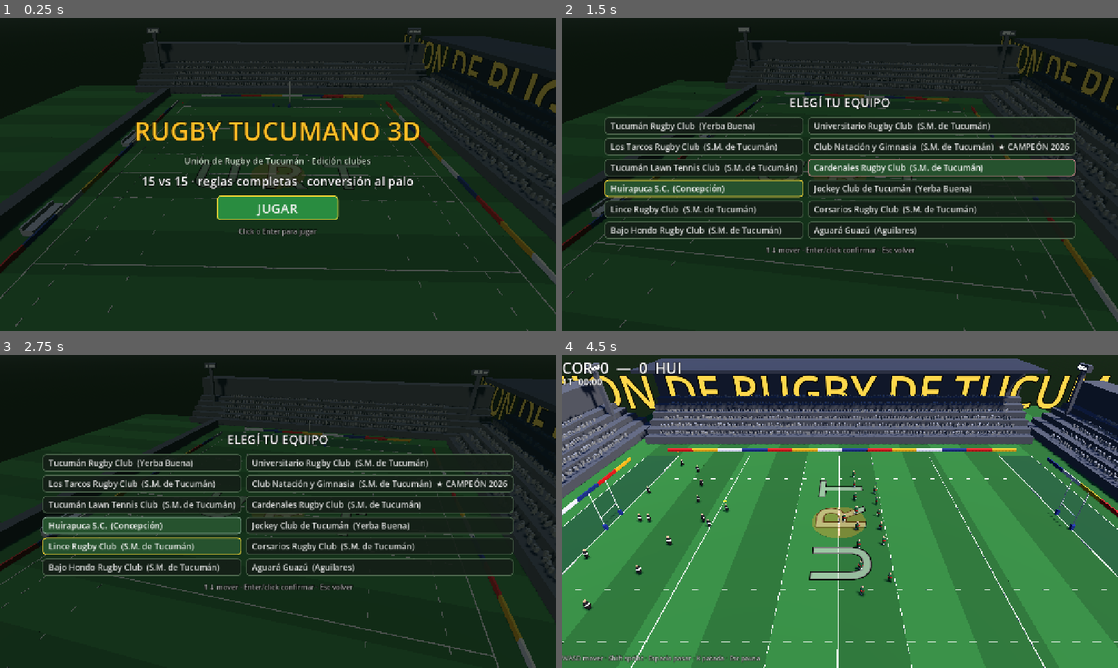
Above: before the commit, frames 1-4 (two rows, left to right).
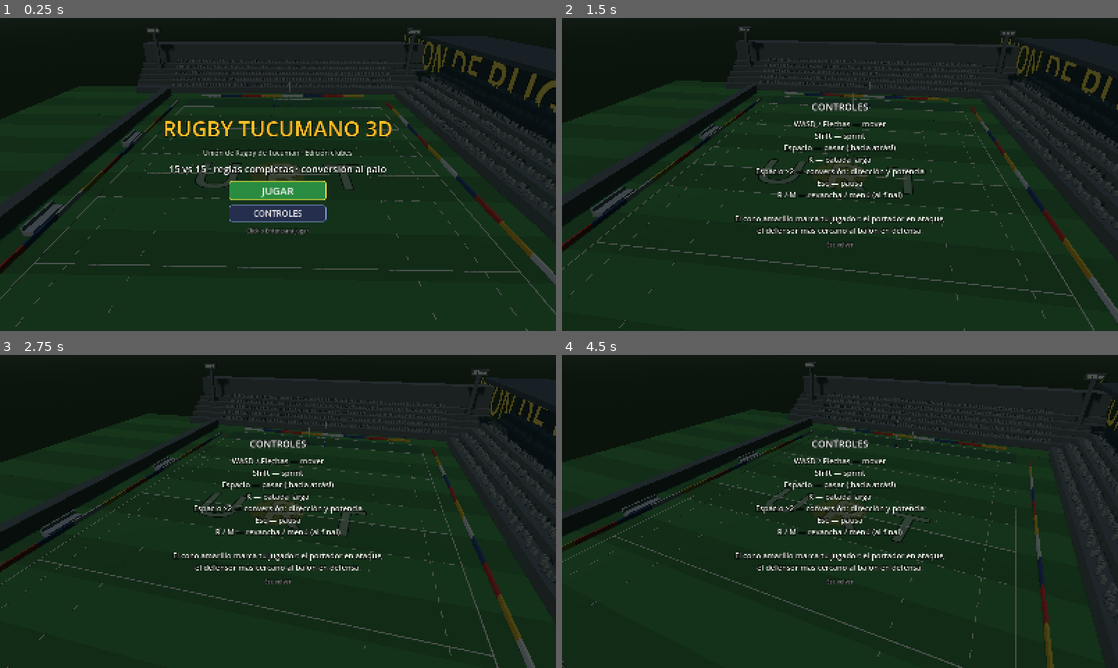
Above: after the commit, the same moments.

Repository: ezealiprandi/rugby-3d
Game: Godot game, scene res://scenes/main.tscn
The game is run twice, just before and just after one commit, with the same random seed, the same clock (stepped at 60 frames per second) and the same inputs.
Inputs (mouse positions are in pixels of both pictures, inside the frame that each line leads up to):
- Up to frame 1 (0.25 s): no input
- Up to frame 2 (1.5 s): click (840, 212) at 0.5 s, where only the run after the commit has a clickable "CONTROLES"; tap Enter (confirm) at 1.25 s; move the mouse to (962, 158) at 1.27 s; hold D (move_right) from 1.28 s (still down); hold Shift (sprint) from 1.28 s (still down); tap K (kick) at 1.35 s
- Up to frame 3 (2.75 s): move the mouse to (166, 527) at 2.02 s; release D (move_right) at 2.03 s; release Shift (sprint) at 2.03 s; hold S (move_down) from 2.03 s (still down); tap Shift (sprint) at 2.1 s; tap K (kick) at 2.3 s
- Up to frame 4 (4.5 s): move the mouse to (895, 442) at 2.77 s; release S (move_down) at 2.78 s; hold D (move_right) 2.78-3.53 s; hold Shift (sprint) 2.78-3.53 s; tap Enter (confirm) at 2.85 s; move the mouse to (812, 574) at 3.52 s; hold W (move_up) 3.53-4.28 s; tap K (kick) at 3.6 s; move the mouse to (1006, 558) at 4.27 s; hold A (move_left) from 4.28 s (still down); hold Shift (sprint) from 4.28 s (still down); tap Space (pass) at 4.35 s

The runs differ from the first frame. In frame 1, 8.9% of the frame differs, in the area x 0-100%, y 3-100%; in frame 2, 16%; in frame 3, 15%; in frame 4, 91%, in the area x 0-100%, y 1-100%.

Commit message:
Modelos humanoides, fix de resolución, colisiones y z-fighting
- Jugadores con modelo articulado (piernas/brazos animados al correr,
  medias, botines, tonos de piel variados, forwards más corpulentos)
- Ventana maximizada + stretch expand: la UI escala a cualquier resolución
- Sin colisión jugador-jugador: se acabó el tembleo de las pilas de cuerpos
- Kit alternativo automático si las camisetas se parecen
- Pantalla CONTROLES en el menú
- Separación de alturas en overlays de cancha y gradas del público
  (adiós al parpadeo/mezcla de colores)
- Facing suavizado: la cámara ya no vibra al llevar el balón

Generated with [Devin](https://devin.ai)

Co-Authored-By: Devin <158243242+devin-ai-integration[bot]@users.noreply.github.com>

Diff:
--- a/project.godot
+++ b/project.godot
@@ -16,9 +16,11 @@
 
 [display]
 
-window/size/viewport_width=1280
-window/size/viewport_height=720
+window/size/viewport_width=1600
+window/size/viewport_height=900
+window/size/mode=2
 window/stretch/mode="canvas_items"
+window/stretch/aspect="expand"
 
 [physics]
 
--- a/scripts/field.gd
+++ b/scripts/field.gd
@@ -83,15 +83,15 @@
 		mi.position = Vector3(0.0, -0.02, -80.0 + i * 10.0 + 5.0)
 		add_child(mi)
 
-	# in-goal con tono más oscuro y tono levemente distinto
+	# in-goal con tono más oscuro (altura distinta a todo lo demás: sin z-fighting)
 	var ingoal := _mat(Color(0.12, 0.34, 0.17))
 	for s in [-1.0, 1.0]:
 		var mi := MeshInstance3D.new()
 		var mesh := BoxMesh.new()
-		mesh.size = Vector3(W * 2.0, 0.045, DEAD - TRY)
+		mesh.size = Vector3(W * 2.0, 0.014, DEAD - TRY)
 		mi.mesh = mesh
 		mi.material_override = ingoal
-		mi.position = Vector3(0.0, 0.012, s * (TRY + (DEAD - TRY) * 0.5))
+		mi.position = Vector3(0.0, 0.02, s * (TRY + (DEAD - TRY) * 0.5))
 		add_child(mi)
 
 
@@ -103,7 +103,7 @@
 	m.size = Vector3(Vector2(dx, dz).length(), 0.05, w)
 	mi.mesh = m
 	mi.material_override = _mat(WHITE)
-	mi.position = Vector3((x1 + x2) * 0.5, 0.03, (z1 + z2) * 0.5)
+	mi.position = Vector3((x1 + x2) * 0.5, 0.055, (z1 + z2) * 0.5)
 	mi.rotation.y = -atan2(dz, dx)
 	add_child(mi)
 
@@ -270,13 +270,13 @@
 	var rm := CylinderMesh.new()
 	rm.top_radius = 6.0
 	rm.bottom_radius = 6.0
-	rm.height = 0.04
+	rm.height = 0.012
 	ring.mesh = rm
 	var ring_mat := _mat(Color(0.95, 0.55, 0.1))
 	ring_mat.transparency = BaseMaterial3D.TRANSPARENCY_ALPHA
 	ring_mat.albedo_color.a = 0.35
 	ring.material_override = ring_mat
-	ring.position = Vector3(0.0, 0.035, 0.0)
+	ring.position = Vector3(0.0, 0.02, 0.0)
 	add_child(ring)
 	var logo := Label3D.new()
 	logo.text = "U R T"
@@ -284,7 +284,7 @@
 	logo.pixel_size = 0.06
 	logo.modulate = Color(1.0, 1.0, 1.0, 0.5)
 	logo.rotation.x = -PI / 2.0
-	logo.position = Vector3(0.0, 0.06, 0.0)
+	logo.position = Vector3(0.0, 0.05, 0.0)
 	add_child(logo)
 
 	# cartel en la tribuna principal
@@ -337,18 +337,19 @@
 	mm.mesh = mesh
 
 	var positions: Array[Vector3] = []
-	# tribuna principal (gradas en +X)
+	# tribuna principal (gradas en +X): espectadores parados SOBRE cada escalón.
+	# Escalón i: centro y = 1.2+i*1.6, alto = 2.4+i*0.4 → tope = 2.4+i*1.8
 	for row in 6:
 		for i in 120:
 			positions.append(Vector3(46.0 + row * 3.0 + rng.randf_range(-0.6, 0.6),
-				3.4 + row * 1.55 + rng.randf_range(0.0, 0.3),
+				2.4 + row * 1.8 + 0.5 + rng.randf_range(0.0, 0.15),
 				-60.0 + i * 1.0 + rng.randf_range(-0.3, 0.3)))
 	# fondos
 	for s in [-1.0, 1.0]:
 		for row in 5:
 			for i in 90:
 				positions.append(Vector3(-45.0 + i * 1.0 + rng.randf_range(-0.3, 0.3),
-					3.4 + row * 1.55 + rng.randf_range(0.0, 0.3),
+					2.4 + row * 1.8 + 0.5 + rng.randf_range(0.0, 0.15),
 					s * (70.0 + row * 3.0) + rng.randf_range(-0.5, 0.5)))
 
 	mm.instance_count = positions.size()
--- a/scripts/main.gd
+++ b/scripts/main.gd
@@ -116,6 +116,10 @@
 		p.queue_free()
 	players.clear()
 	var clubs: Array = RugbyTeams.CLUBS
+	# choque de camisetas → el visitante usa kit alternativo (color de la banda)
+	var hp: Color = clubs[home_idx]["primary"]
+	var ap: Color = clubs[away_idx]["primary"]
+	var clash := Vector3(hp.r - ap.r, hp.g - ap.g, hp.b - ap.b).length() < 0.45
 	for team in 2:
 		var club: Dictionary = clubs[home_idx if team == 0 else away_idx]
 		for i in TEAM_SIZE:
@@ -127,6 +131,7 @@
 			p.col_primary = club["primary"]
 			p.col_secondary = club["secondary"]
 			p.col_shorts = club["shorts"]
+			p.alt_kit = team == 1 and clash
 			add_child(p)
 			players.append(p)
 
--- a/scripts/menu.gd
+++ b/scripts/menu.gd
@@ -4,7 +4,7 @@
 # Menú principal: título → elegir equipo local → elegir rival → partido.
 # Hecho con contenedores + botones: funciona con mouse y teclado, y se adapta
 # a cualquier resolución de ventana.
-enum Step { HIDDEN, TITLE, HOME, AWAY }
+enum Step { HIDDEN, TITLE, HOME, AWAY, CONTROLS }
 
 var game: RugbyGame
 var step := Step.HIDDEN
@@ -16,6 +16,8 @@
 var subtitle_lbl: Label
 var prompt_lbl: Label
 var play_btn: Button
+var controls_btn: Button
+var controls_lbl: Label
 var grid: GridContainer
 var buttons: Array[Button] = []
 var footer_lbl: Label
@@ -94,6 +96,37 @@
 	play_btn.size_flags_horizontal = Control.SIZE_SHRINK_CENTER
 	play_btn.pressed.connect(_on_play_pressed)
 	vb.add_child(play_btn)
+
+	controls_btn = Button.new()
+	controls_btn.text = "CONTROLES"
+	controls_btn.custom_minimum_size = Vector2(280, 48)
+	controls_btn.add_theme_font_size_override("font_size", 24)
+	controls_btn.add_theme_stylebox_override("normal",
+		_btn_style(Color(0.15, 0.18, 0.3), Color(0.5, 0.6, 0.9)))
+	controls_btn.add_theme_stylebox_override("hover",
+		_btn_style(Color(0.22, 0.28, 0.42), Color(0.7, 0.8, 1.0)))
+	controls_btn.add_theme_stylebox_override("pressed",
+		_btn_style(Color(0.1, 0.13, 0.22), Color(0.7, 0.8, 1.0)))
+	controls_btn.add_theme_stylebox_override("focus",
+		_btn_style(Color(0.22, 0.28, 0.42), Color(1.0, 0.85, 0.2)))
+	controls_btn.size_flags_horizontal = Control.SIZE_SHRINK_CENTER
+	controls_btn.pressed.connect(_on_controls_pressed)
+	vb.add_child(controls_btn)
+
+	controls_lbl = _lbl(22)
+	controls_lbl.add_theme_color_override("font_color", Color(0.92, 0.95, 0.9))
+	controls_lbl.text = """WASD / Flechas — mover
+Shift — sprint
+Espacio — pasar (¡hacia atrás!)
+K — patada larga
+Espacio ×2 — conversión: dirección y potencia
+Esc — pausa
+R / M — revancha / menú (al final)
+
+El cono amarillo marca tu jugador: el portador en ataque,
+el defensor más cercano al balón en defensa."""
+	controls_lbl.visible = false
+	vb.add_child(controls_lbl)
 
 	grid = GridContainer.new()
 	grid.columns = 2
@@ -143,10 +176,13 @@
 func _update_view() -> void:
 	var clubs: Array = RugbyTeams.CLUBS
 	var is_title := step == Step.TITLE
+	var is_controls := step == Step.CONTROLS
 	title_lbl.visible = is_title
 	subtitle_lbl.visible = is_title
 	play_btn.visible = is_title
-	grid.visible = not is_title
+	controls_btn.visible = is_title
+	grid.visible = step == Step.HOME or step == Step.AWAY
+	controls_lbl.visible = is_controls
 
 	match step:
 		Step.TITLE:
@@ -165,6 +201,9 @@
 			footer_lbl.text = "↑↓ mover · Enter/click confirmar · Esc volver"
 			_fill_rows(home_idx)
 			buttons[cursor].grab_focus()
+		Step.CONTROLS:
+			prompt_lbl.text = "CONTROLES"
+			footer_lbl.text = "Esc volver"
 
 
 func _fill_rows(exclude: int) -> void:
@@ -209,7 +248,7 @@
 
 func _back() -> void:
 	match step:
-		Step.HOME:
+		Step.HOME, Step.CONTROLS:
 			step = Step.TITLE
 		Step.AWAY:
 			step = Step.HOME
@@ -220,6 +259,11 @@
 func _on_play_pressed() -> void:
 	step = Step.HOME
 	cursor = 0
+	_update_view()
+
+
+func _on_controls_pressed() -> void:
+	step = Step.CONTROLS
 	_update_view()
 
 
--- a/scripts/player.gd
+++ b/scripts/player.gd
@@ -17,9 +17,14 @@
 var col_primary := Color(0.2, 0.4, 0.9)
 var col_secondary := Color(0.1, 0.1, 0.1)
 var col_shorts := Color(0.9, 0.9, 0.9)
+var alt_kit := false                  # kit visitante alternativo si hay choque de colores
 
 var visual: Node3D
 var marker: MeshInstance3D
+var leg_l: Node3D
+var leg_r: Node3D
+var arm_l: Node3D
+var arm_r: Node3D
 var bob_t := 0.0
 
 
@@ -33,7 +38,7 @@
 
 func _ready() -> void:
 	collision_layer = 2
-	collision_mask = 3
+	collision_mask = 1   # solo suelo: los jugadores no se empujan (evita tembleo/pilas)
 	floor_snap_length = 0.3
 	var cs := CollisionShape3D.new()
 	var shape := CapsuleShape3D.new()
@@ -52,51 +57,79 @@
 	return m
 
 
+func _capsule(parent: Node3D, r: float, h: float, y: float, mat: Material) -> MeshInstance3D:
+	var mi := MeshInstance3D.new()
+	var m := CapsuleMesh.new()
+	m.radius = r
+	m.height = h
+	mi.mesh = m
+	mi.position.y = y
+	mi.material_override = mat
+	parent.add_child(mi)
+	return mi
+
+
+func _box(parent: Node3D, size: Vector3, pos: Vector3, mat: Material) -> MeshInstance3D:
+	var mi := MeshInstance3D.new()
+	var m := BoxMesh.new()
+	m.size = size
+	mi.mesh = m
+	mi.position = pos
+	mi.material_override = mat
+	parent.add_child(mi)
+	return mi
+
+
 func _build_visual() -> void:
 	visual = Node3D.new()
 	add_child(visual)
-	var r := 0.4 if is_forward() else 0.34
-
-	var body := MeshInstance3D.new()
-	var cap := CapsuleMesh.new()
-	cap.radius = r
-	cap.height = 1.5
-	body.mesh = cap
-	body.position.y = 0.95
-	body.material_override = _mat(col_primary)
-	visual.add_child(body)
-
-	# banda de la camiseta (segundo color del club)
-	var band := MeshInstance3D.new()
-	var bm := CylinderMesh.new()
-	bm.top_radius = r + 0.02
-	bm.bottom_radius = r + 0.02
-	bm.height = 0.24
-	band.mesh = bm
-	band.position.y = 1.18
-	band.material_override = _mat(col_secondary)
-	visual.add_child(band)
+	var bulk := 1.08 if is_forward() else 0.94
+	var jersey := col_secondary if alt_kit else col_primary
+	var trim := col_primary if alt_kit else col_secondary
+	# tono de piel variado por jugador
+	var skin_t := fmod(float(index * 7 + team * 3), 10.0) / 10.0
+	var skin := Color(0.93, 0.78, 0.62).lerp(Color(0.42, 0.29, 0.18), skin_t)
+	var skin_mat := _mat(skin)
+	var jersey_mat := _mat(jersey)
+	var trim_mat := _mat(trim)
+	var shorts_mat := _mat(col_shorts)
+
+	# piernas (pivote en la cadera para animar la zancada)
+	for side in [-1.0, 1.0]:
+		var leg := Node3D.new()
+		leg.position = Vector3(side * 0.13 * bulk, 0.98, 0.0)
+		visual.add_child(leg)
+		_capsule(leg, 0.1, 0.62, -0.4, skin_mat)
+		_capsule(leg, 0.105, 0.22, -0.66, trim_mat)     # medias
+		_box(leg, Vector3(0.2, 0.1, 0.3), Vector3(0, -0.9, 0.05), _mat(Color(0.15, 0.15, 0.15)))  # botines
+		if side < 0.0:
+			leg_l = leg
+		else:
+			leg_r = leg
 
 	# pantalón
-	var shorts := MeshInstance3D.new()
-	var shm := CylinderMesh.new()
-	shm.top_radius = r + 0.01
-	shm.bottom_radius = r - 0.05
-	shm.height = 0.34
-	shorts.mesh = shm
-	shorts.position.y = 0.5
-	shorts.material_override = _mat(col_shorts)
-	visual.add_child(shorts)
-
-	var head := MeshInstance3D.new()
-	var sm := SphereMesh.new()
-	sm.radius = 0.21
-	sm.height = 0.42
-	head.mesh = sm
-	head.position.y = 1.88
-	head.material_override = _mat(Color(0.85, 0.68, 0.52))
-	visual.add_child(head)
-
+	_box(visual, Vector3(0.42 * bulk, 0.3, 0.32 * bulk), Vector3(0, 1.02, 0), shorts_mat)
+
+	# torso + banda de la camiseta
+	_box(visual, Vector3(0.48 * bulk, 0.62, 0.3 * bulk), Vector3(0, 1.38, 0), jersey_mat)
+	_box(visual, Vector3(0.5 * bulk, 0.16, 0.32 * bulk), Vector3(0, 1.44, 0), trim_mat)
+
+	# brazos (pivote en el hombro)
+	for side in [-1.0, 1.0]:
+		var arm := Node3D.new()
+		arm.position = Vector3(side * (0.28 * bulk + 0.08), 1.6, 0.0)
+		visual.add_child(arm)
+		_capsule(arm, 0.085, 0.5, -0.28, jersey_mat)   # manga
+		_capsule(arm, 0.075, 0.2, -0.58, skin_mat)     # antebrazo
+		if side < 0.0:
+			arm_l = arm
+		else:
+			arm_r = arm
+
+	# cabeza
+	_capsule(visual, 0.14, 0.3, 1.88, skin_mat)
+
+	# cono marcador del jugador controlado
 	marker = MeshInstance3D.new()
 	var cone := CylinderMesh.new()
 	cone.top_radius = 0.0
@@ -104,7 +137,7 @@
 	cone.height = 0.5
 	marker.mesh = cone
 	marker.rotation.x = PI
-	marker.position.y = 2.6
+	marker.position.y = 2.5
 	marker.material_override = _mat(Color(1.0, 0.85, 0.1))
 	visual.add_child(marker)
 
@@ -114,7 +147,7 @@
 
 
 func carry_point() -> Vector3:
-	return global_position + Vector3(0, 0.95, 0) + facing * 0.45
+	return global_position + Vector3(0, 1.1, 0) + facing * 0.42
 
 
 func _physics_process(delta: float) -> void:
@@ -135,8 +168,10 @@
 	_apply_gravity_move(delta)
 
 	var hs := Vector2(velocity.x, velocity.z).length()
-	if hs > 0.5:
-		facing = Vector3(velocity.x, 0.0, velocity.z).normalized()
+	if hs > 0.4:
+		# facing suavizado: evita que el balón/la vista tiemblen
+		facing = facing.lerp(Vector3(velocity.x, 0.0, velocity.z).normalized(),
+			delta * 10.0).normalized()
 	_update_visual(delta, hs)
 	_try_pickup()
 	_try_tackle()
@@ -198,7 +233,6 @@
 		if is_forward() and _team_rank(spot) < 3:
 			return _seek(spot, AI_CHASE)
 		return _hold()
-	# defensores: los más cercanos contestan, el resto detrás de la línea de offside
 	if is_forward() and _team_rank(spot) < 2:
 		return _seek(spot + Vector3(0, 0, d * 0.8), AI_CHASE)
 	var lane := -28.0 + index * 4.0
@@ -307,7 +341,6 @@
 	var dxz := Vector2(b.global_position.x - global_position.x,
 		b.global_position.z - global_position.z).length()
 	if dxz < r:
-		# knock-on: recepción fallida de un pase (solo IA; el defensor siempre intercepta)
 		if b.pass_from != null and b.pass_from.team == team and self != game.controlled:
 			var chance := 0.1 if b.pass_from != game.controlled else 0.04
 			if game.rng.randf() < chance:
@@ -348,18 +381,31 @@
 	game.ball.kicked(self, dir)
 
 
-# ─── Visual ─────────────────────────────────────────────────────────────────
+# ─── Visual (animación de carrera procedural) ───────────────────────────────
 func _update_visual(delta: float, h_speed: float) -> void:
-	bob_t += delta * (4.0 + h_speed)
+	bob_t += delta * (5.0 + h_speed * 0.9)
+	var run := clampf(h_speed / SPRINT_SPEED, 0.0, 1.0)
 	if tackled > 0.0:
-		visual.rotation.x = lerpf(visual.rotation.x, -1.35, delta * 8.0)
-		visual.position.y = lerpf(visual.position.y, -0.45, delta * 8.0)
-	else:
-		visual.rotation.x = lerpf(visual.rotation.x, 0.0, delta * 8.0)
-		visual.position.y = lerpf(visual.position.y, 0.0, delta * 8.0)
-		var run := clampf(h_speed / SPRINT_SPEED, 0.0, 1.0)
-		visual.position.y += absf(sin(bob_t)) * 0.09 * run
-		visual.rotation.x -= run * 0.12
-	if h_speed > 0.5:
-		visual.rotation.y = lerp_angle(visual.rotation.y, atan2(facing.x, facing.z), delta * 10.0)
-	marker.position.y = 2.6 + sin(bob_t * 0.6) * 0.12
+		visual.rotation.x = lerpf(visual.rotation.x, -1.4, delta * 8.0)
+		visual.position.y = lerpf(visual.position.y, -0.7, delta * 8.0)
+		leg_l.rotation.x = lerpf(leg_l.rotation.x, 0.0, delta * 6.0)
+		leg_r.rotation.x = lerpf(leg_r.rotation.x, 0.0, delta * 6.0)
+		arm_l.rotation.x = lerpf(arm_l.rotation.x, 0.0, delta * 6.0)
+		arm_r.rotation.x = lerpf(arm_r.rotation.x, 0.0, delta * 6.0)
+		return
+	visual.rotation.x = lerpf(visual.rotation.x, run * 0.16, delta * 8.0)
+	visual.position.y = lerpf(visual.position.y, 0.0, delta * 8.0) \
+		+ absf(sin(bob_t)) * 0.05 * run
+	var swing := sin(bob_t) * (0.85 * run)
+	leg_l.rotation.x = swing
+	leg_r.rotation.x = -swing
+	arm_l.rotation.x = -swing * 0.7
+	arm_r.rotation.x = swing * 0.7
+	# cuando tiene el balón, brazos hacia adelante como sosteniéndolo
+	if game != null and game.ball != null and game.ball.carrier == self:
+		arm_l.rotation.x = lerpf(arm_l.rotation.x, -1.1, delta * 10.0)
+		arm_r.rotation.x = lerpf(arm_r.rotation.x, -1.1, delta * 10.0)
+	if h_speed > 0.4:
+		visual.rotation.y = lerp_angle(visual.rotation.y,
+			atan2(facing.x, facing.z), delta * 10.0)
+	marker.position.y = 2.5 + sin(bob_t * 0.6) * 0.12
